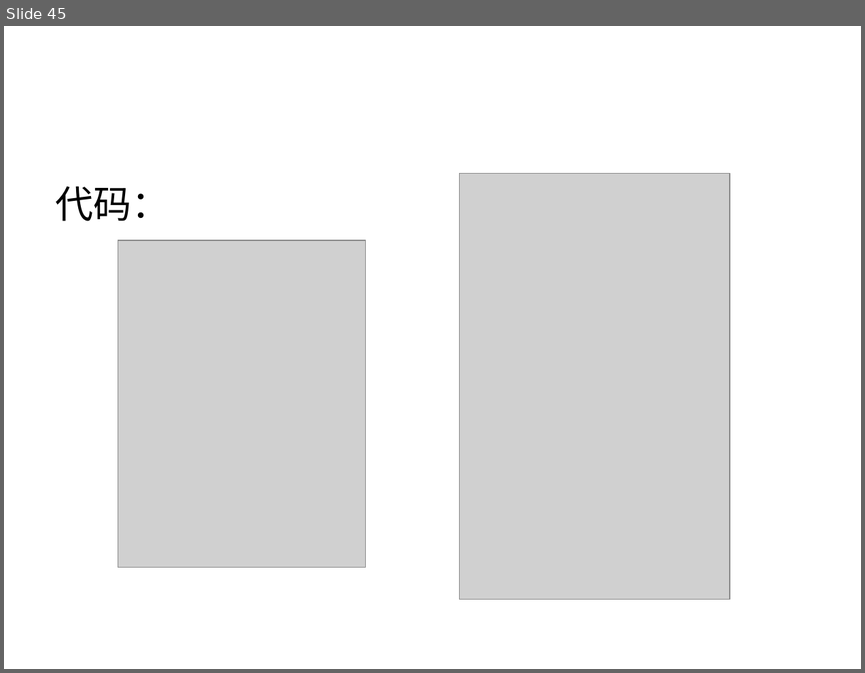
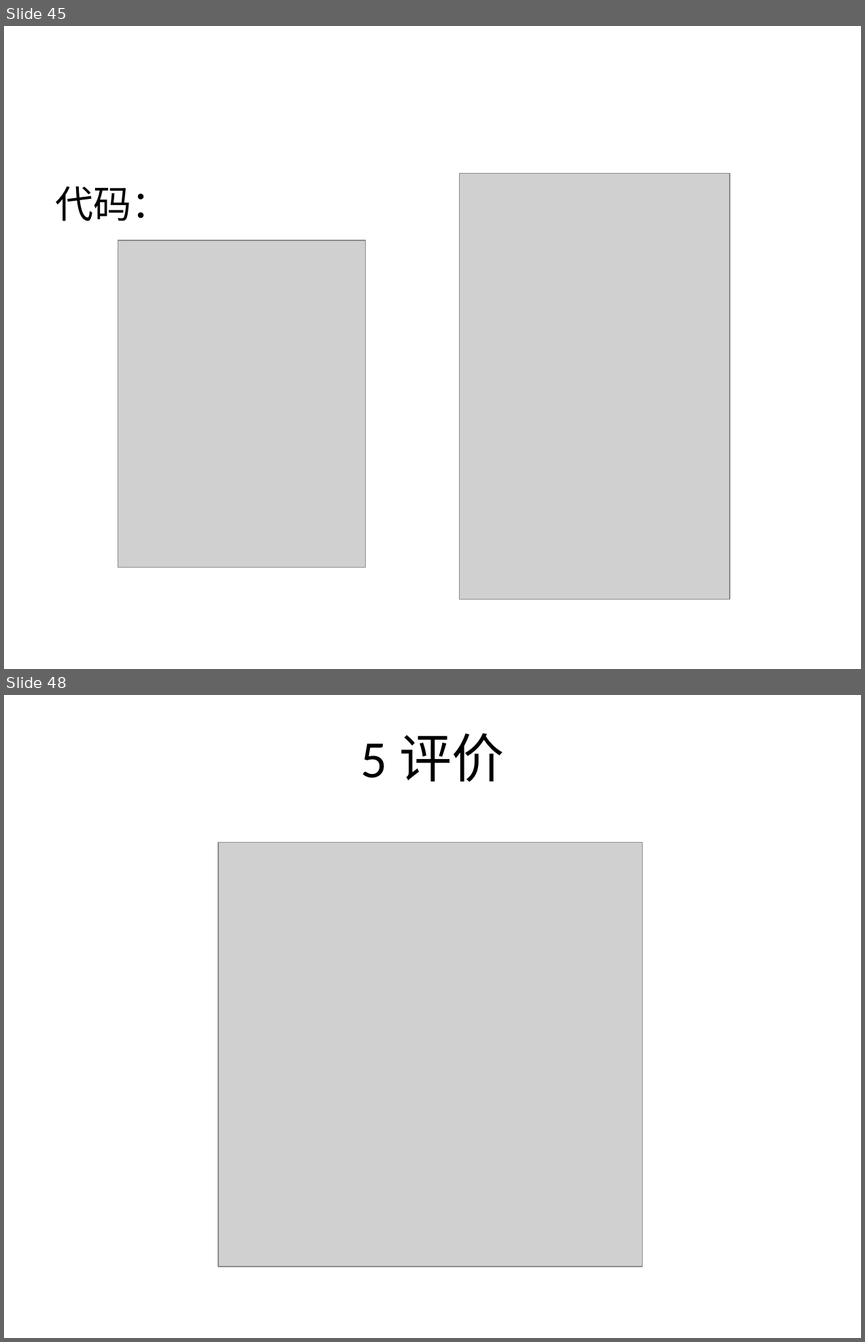
Before and after one commit to pskeeter/oop, a slide deck: 恒拓PPT模板.pptx. Shown one above the other, each under a label of ours: slide 45 before the commit, slides 45 and 48 after it; the slides between them are not shown. The pictures are 865x673 and 865x1342 pixels, drawn with LibreOffice and Linux fonts; fonts in the diff are those of the drawing; grey boxes stand for pictures; background and template pictures are left out. Boxes give left, top, right and bottom in pixels: in the first picture for what was removed or moved away, otherwise in the second. Text is boxed around its words. In the diff, an @@ line names an element or a change of style, - is before the commit and + after.

```diff
--- a/恒拓PPT模板.pptx
+++ b/恒拓PPT模板.pptx
@@ slide 48 added at (4, 695, 861, 1338), background picture (left out) @@
@@ title added at (361, 733, 504, 782), 44 pt, text #000000 @@
+5 评价
@@ picture added at (218, 843, 643, 1266) @@
```
Also in this commit, not shown: 4 slides changed, 2 other slides added, 1 slide removed, 2 other files.
